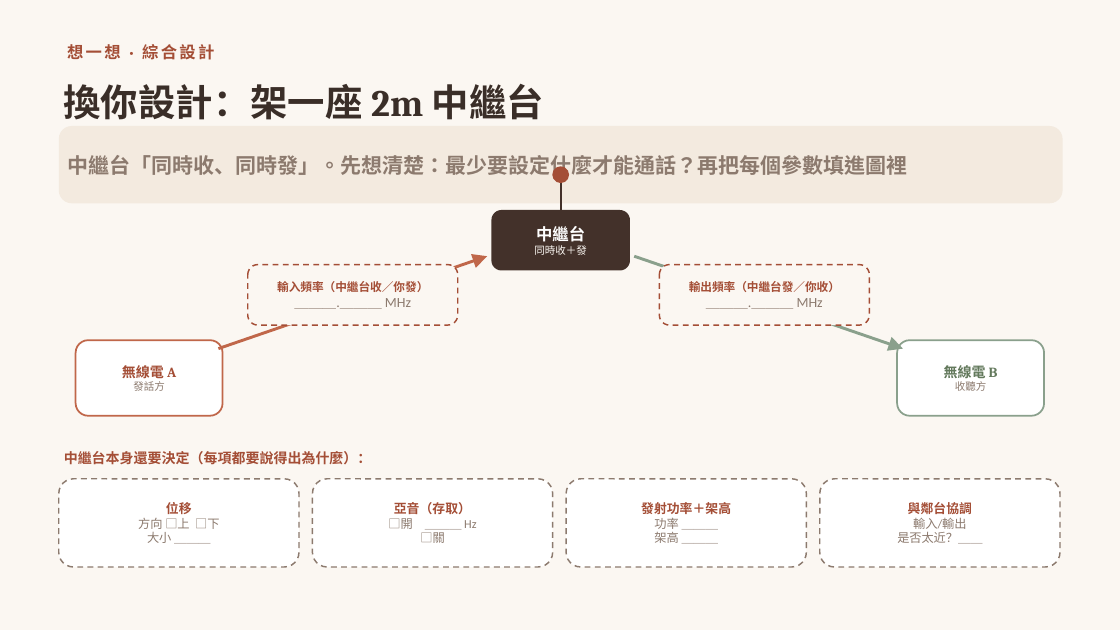
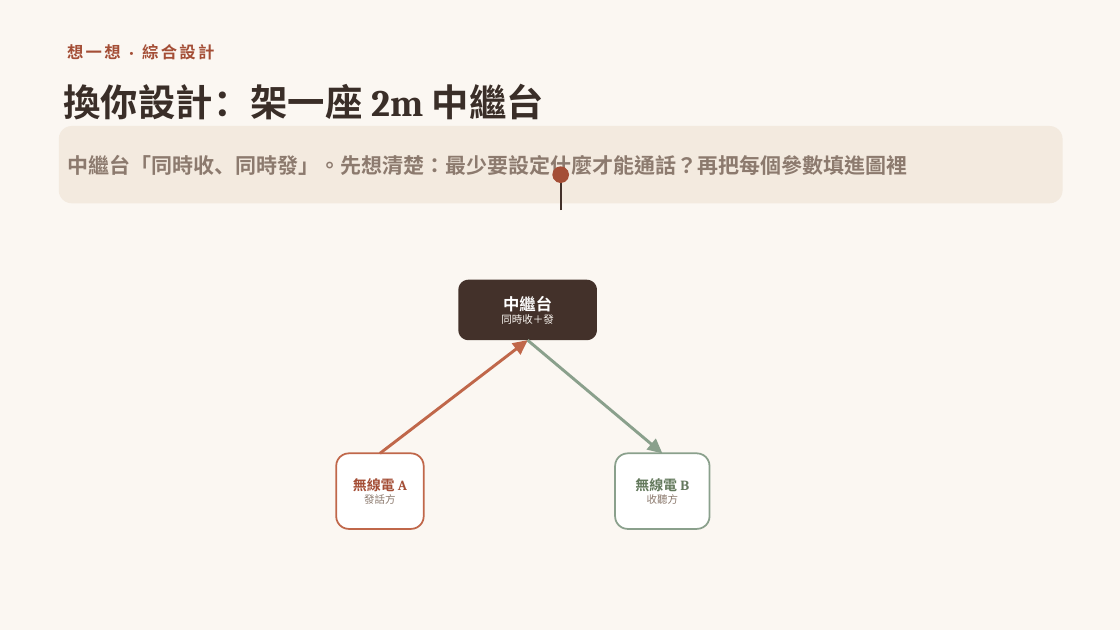
Before and after one commit to winson3QQ/Radio-Advanced, a slide deck: slide 37 of 投影片/進階無線電_課程投影片.pptx (slide 34 before the commit). Drawn at 1120x630 pixels with LibreOffice and Linux fonts; fonts in the diff are those of the drawing. Boxes give left, top, right and bottom in pixels: in the first picture for what was removed or moved away, otherwise in the second. Text is boxed around its words. In the diff, an @@ line names an element or a change of style, - is before the commit and + after.

```diff
--- a/投影片/進階無線電_課程投影片.pptx
+++ b/投影片/進階無線電_課程投影片.pptx
@@ rounded rectangle removed at [248,265,458,325] @@
-輸入頻率（中繼台收／你發）
-＿＿＿.＿＿＿ MHz
@@ rounded rectangle removed at [660,265,870,325] @@
-輸出頻率（中繼台發／你收）
-＿＿＿.＿＿＿ MHz
@@ rounded rectangle "中繼台": place and size @@
-rounded rectangle "中繼台" at [492,210,630,271]
+rounded rectangle "中繼台" at [459,280,597,340]
@@ arrow moved from (218, 349) - (487, 256) to (380, 454) - (528, 340) @@
@@ arrow moved from (634, 256) - (903, 349) to (528, 340) - (662, 454) @@
@@ rounded rectangle removed at [59,479,299,567] @@
-位移
-方向 □上 □下
-大小 ＿＿＿
@@ text removed at [64,451,372,465] @@
-中繼台本身還要決定（每項都要說得出為什麼）：
@@ rounded rectangle removed at [313,479,553,567] @@
-亞音（存取）
-□開 ＿＿＿ Hz
-□關
@@ rounded rectangle "無線電 A": place and size @@
-rounded rectangle "無線電 A" at [76,340,223,416]
+rounded rectangle "無線電 A" at [336,454,423,529]
@@ rounded rectangle removed at [566,479,807,567] @@
-發射功率＋架高
-功率 ＿＿＿
-架高 ＿＿＿
@@ rounded rectangle "無線電 B": place and size @@
-rounded rectangle "無線電 B" at [897,340,1044,416]
+rounded rectangle "無線電 B" at [615,454,709,529]
@@ rounded rectangle removed at [820,479,1060,567] @@
-與鄰台協調
-輸入/輸出
-是否太近？＿＿
```
Also in this commit, not shown: 14 other slides changed, 4 slides added, 2 other files.
